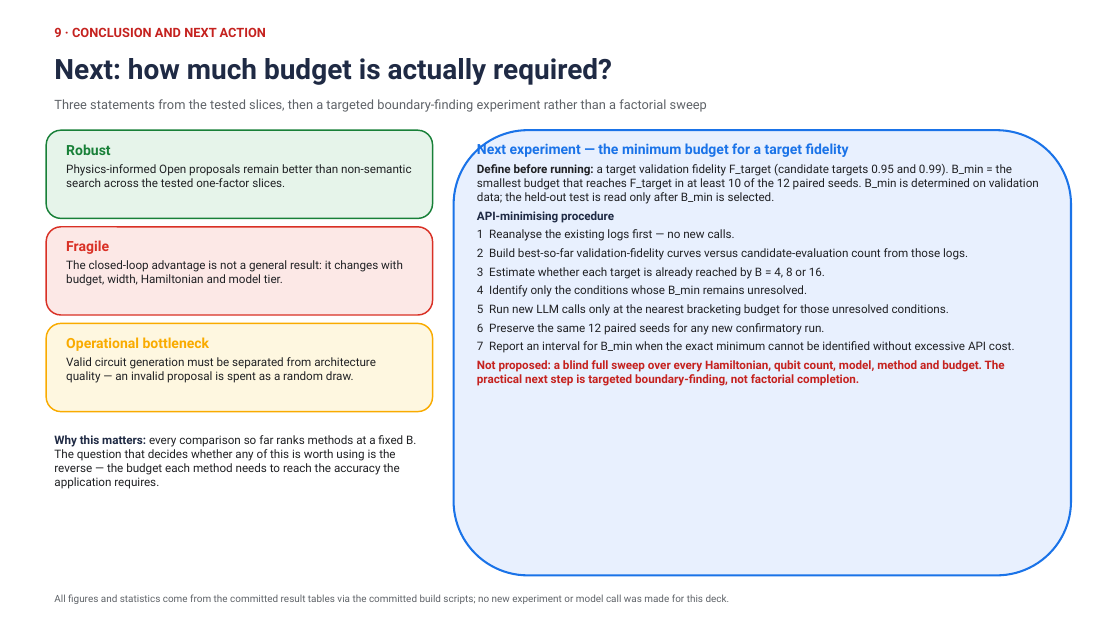
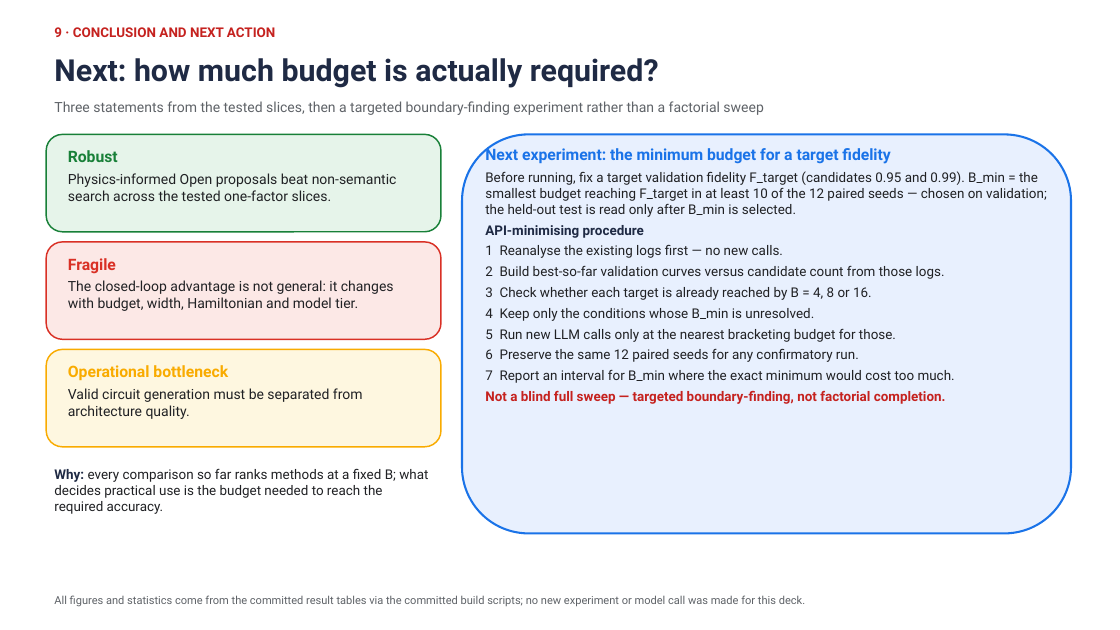
Before and after one commit to dorakingx/llm-vqc, a slide deck: slide 10 of outputs/qae_robustness/deck/20260904_GSoC.pptx. Drawn at 1120x630 pixels with LibreOffice and Linux fonts; fonts in the diff are those of the drawing. Boxes give left, top, right and bottom in pixels: in the first picture for what was removed or moved away, otherwise in the second. Text is boxed around its words. In the diff, an @@ line names an element or a change of style, - is before the commit and + after.

```diff
--- a/outputs/qae_robustness/deck/20260904_GSoC.pptx
+++ b/outputs/qae_robustness/deck/20260904_GSoC.pptx
@@ text "9 · CONCLUSION AND NEXT ..." at [54, 27, 275, 37]: size 11 to 11.5 pt @@
@@ text "Next: how much budget is ..." at [54, 58, 659, 88]: size 24 to 26 pt @@
@@ text "Three statements from the tested ..." at [54, 101, 763, 115]: size 11 to 12 pt @@
@@ rounded rectangle: place and size @@
-rounded rectangle at [46, 130, 433, 218]
+rounded rectangle at [46, 134, 441, 232]
@@ rounded rectangle: place and size @@
-rounded rectangle at [454, 130, 1071, 576]
+rounded rectangle at [462, 134, 1071, 534]
@@ text "Next experiment: the minimum budget ...": place and size @@
-text "Next experiment: the minimum budget ..." at [477, 141, 1039, 386]
+text "Next experiment: the minimum budget ..." at [485, 146, 1047, 404]
@@ text at [485, 146, 1047, 217]: text changed; size 10 to 11.5 pt @@
-Next experiment — the minimum budget for a target fidelity
-Define before running: a target validation fidelity F_target (candidate targets 0.95 and 0.99). B_min = the smallest budget that reaches F_target in at least 10 of the 12 paired seeds. B_min is determined on validation data; the held-out test is read only after B_min is selected.
+Next experiment: the minimum budget for a target fidelity
+Before running, fix a target validation fidelity F_target (candidates 0.95 and 0.99). B_min = the smallest budget reaching F_target in at least 10 of the 12 paired seeds — chosen on validation; the held-out test is read only after B_min is selected.
@@ text at [68, 173, 397, 201]: text changed; size 10 to 12 pt @@
-Physics-informed Open proposals remain better than non-semantic search across the tested one-factor slices.
+Physics-informed Open proposals beat non-semantic search across the tested one-factor slices.
@@ text at [68, 150, 118, 162]: size 12 to 13.5 pt in "Robust"; more space between paragraphs @@
@@ text at [485, 225, 783, 258]: size 10 to 11.5 pt in "API-minimising procedure", "1 Reanalyse the existing logs first — ..." @@
@@ rounded rectangle: place and size @@
-rounded rectangle at [46, 227, 433, 315]
+rounded rectangle at [46, 242, 441, 339]
@@ text "Fragile": place and size @@
-text "Fragile" at [66, 240, 403, 286]
+text "Fragile" at [68, 258, 394, 311]
@@ text at [68, 258, 116, 274]: size 12 to 13.5 pt in "Fragile"; more space between paragraphs @@
@@ text at [485, 266, 955, 404]: text changed; size 10 to 11.5 pt @@
-2 Build best-so-far validation-fidelity curves versus candidate-evaluation count from those logs.
-3 Estimate whether each target is already reached by B = 4, 8 or 16.
-4 Identify only the conditions whose B_min remains unresolved.
-5 Run new LLM calls only at the nearest bracketing budget for those unresolved conditions.
-6 Preserve the same 12 paired seeds for any new confirmatory run.
-7 Report an interval for B_min when the exact minimum cannot be identified without excessive API cost.
-Not proposed: a blind full sweep over every Hamiltonian, qubit count, model, method and budget. The practical next step is targeted boundary-finding, not factorial completion.
+2 Build best-so-far validation curves versus candidate count from those logs.
+3 Check whether each target is already reached by B = 4, 8 or 16.
+4 Keep only the conditions whose B_min is unresolved.
+5 Run new LLM calls only at the nearest bracketing budget for those.
+6 Preserve the same 12 paired seeds for any confirmatory run.
+7 Report an interval for B_min where the exact minimum would cost too much.
+Not a blind full sweep — targeted boundary-finding, not factorial completion.
@@ text at [68, 280, 394, 311]: text changed; size 10 to 12 pt @@
-The closed-loop advantage is not a general result: it changes with budget, width, Hamiltonian and model tier.
+The closed-loop advantage is not general: it changes with budget, width, Hamiltonian and model tier.
@@ rounded rectangle: place and size @@
-rounded rectangle at [46, 323, 433, 412]
+rounded rectangle at [46, 350, 441, 447]
@@ text "Operational bottleneck": place and size @@
-text "Operational bottleneck" at [66, 337, 376, 383]
+text "Operational bottleneck" at [68, 365, 363, 419]
@@ text at [68, 388, 363, 419]: text changed; size 10 to 12 pt @@
-Valid circuit generation must be separated from architecture quality — an invalid proposal is spent as a random draw.
+Valid circuit generation must be separated from architecture quality.
@@ text at [68, 365, 228, 381]: size 12 to 13.5 pt in "Operational bottleneck"; more space between paragraphs @@
@@ text at [54, 469, 428, 514]: text changed; size 10 to 11.5 pt @@
-Why this matters: every comparison so far ranks methods at a fixed B. The question that decides whether any of this is worth using is the reverse — the budget each method needs to reach the accuracy the application requires.
+Why: every comparison so far ranks methods at a fixed B; what decides practical use is the budget needed to reach the required accuracy.
@@ text "All figures and statistics come ..." at [54, 595, 805, 607]: size 8.5 to 9.5 pt @@
```
Also in this commit, not shown: 9 other slides changed, 3 other files.
